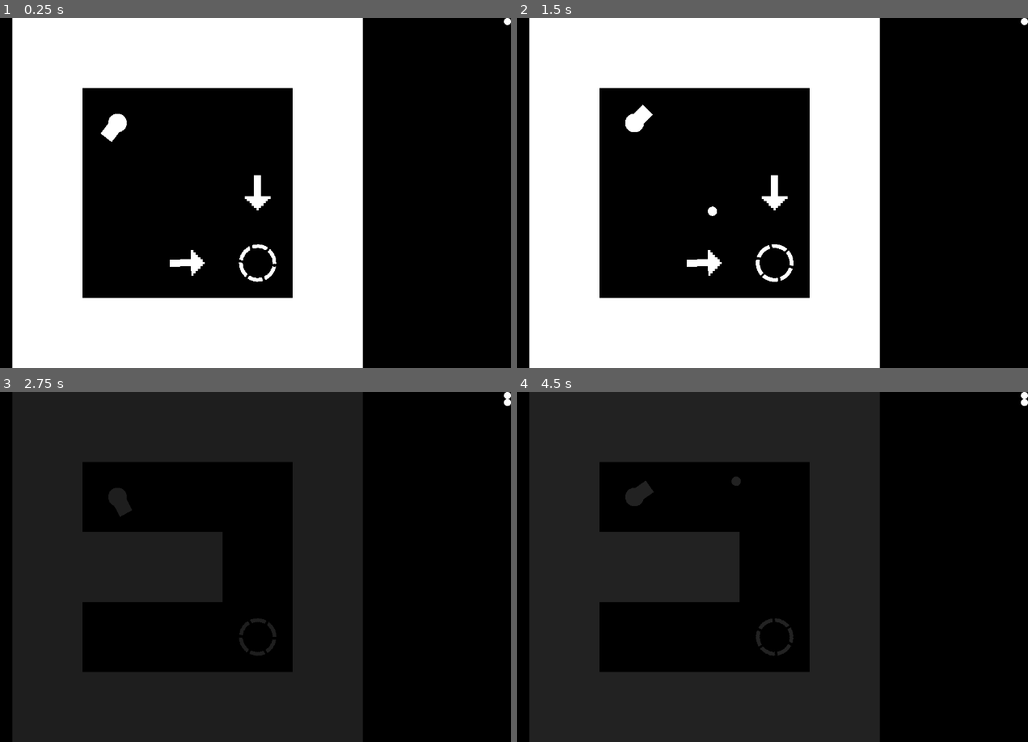
Above: before the commit, frames 1-4 (two rows, left to right).
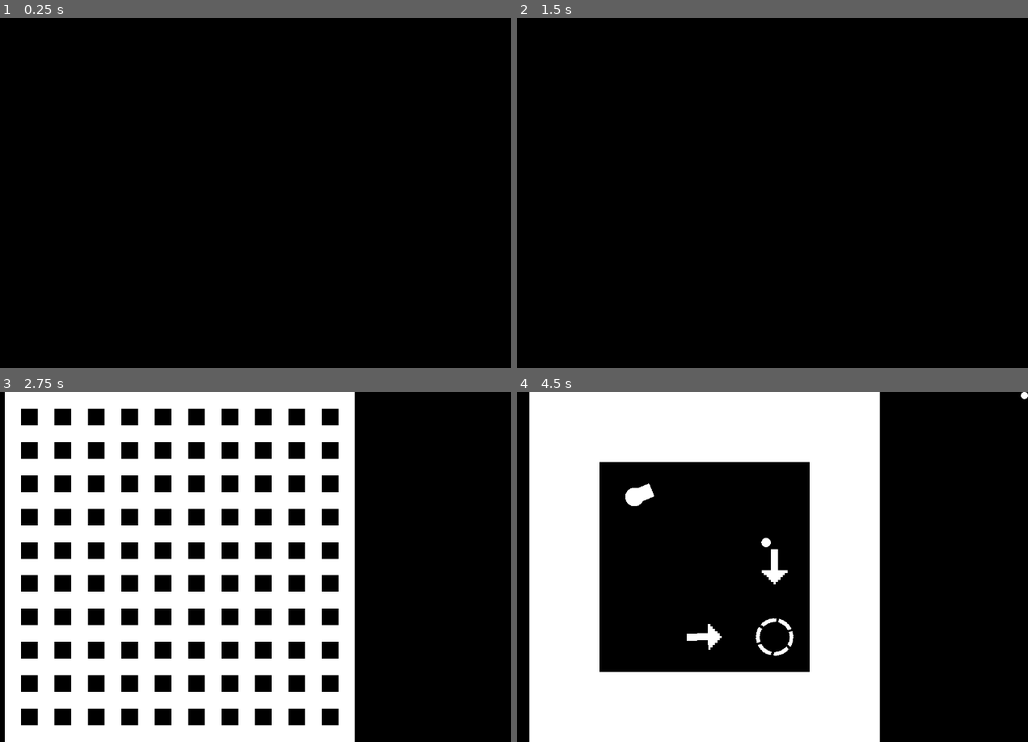
Above: after the commit, the same moments.

Repository: Christmas-Missionary/one_button_2024
Game: Godot game, scene res://src/starting_up.tscn
The game is run twice, just before and just after one commit, with the same random seed, the same clock (stepped at 60 frames per second) and the same inputs. Before the commit the project starts from res://src/main.tscn. Sound files missing from this copy of the repository are replaced by a short silence.
Inputs:
- Up to frame 1 (0.25 s): no input
- Up to frame 2 (1.5 s): tap Enter at 0.5 s; hold Space (OneButton) 0.53-1.28 s; tap Space (OneButton) at 1.35 s
- Up to frame 3 (2.75 s): hold Space (OneButton) from 2.03 s (still down)
- Up to frame 4 (4.5 s): release Space (OneButton) at 2.78 s; tap Space (OneButton) at 2.85, 4.35 s; hold Space (OneButton) 3.53-4.28 s

The runs differ from the first frame. In frame 1, 45% of the frame differs, in the area x 2-100%, y 0-100%; in frame 2, 45%; in frame 3, 66%, in the area x 0-100%, y 0-100%; in frame 4, 51%.

Commit message:
little start up thing

Diff:
--- a/project.godot
+++ b/project.godot
@@ -11,7 +11,7 @@
 [application]
 
 config/name="one_button_2024"
-run/main_scene="res://src/main.tscn"
+run/main_scene="res://src/starting_up.tscn"
 config/features=PackedStringArray("4.3", "GL Compatibility")
 run/max_fps=30
 run/low_processor_mode=true
--- /dev/null
+++ b/src/starting_up.tscn
@@ -0,0 +1,27 @@
+[gd_scene load_steps=4 format=3 uid="uid://bcbmccgahs3k"]
+
+[ext_resource type="Texture2D" uid="uid://rkjgqvuuqrt5" path="res://assets/images/start_up_waffle.png" id="1_rskwl"]
+[ext_resource type="AudioStream" uid="uid://dut6cyt0255tp" path="res://assets/sfx/start_up.wav" id="2_hmpyg"]
+[ext_resource type="Script" path="res://src/startup_timer.gd" id="3_s425j"]
+
+[node name="StartingUp" type="Node2D"]
+texture_filter = 1
+metadata/_edit_lock_ = true
+
+[node name="Sprite2D" type="Sprite2D" parent="."]
+visible = false
+position = Vector2(585.5, 325)
+scale = Vector2(30.95, 30.95)
+texture = ExtResource("1_rskwl")
+
+[node name="AudioStreamPlayer" type="AudioStreamPlayer" parent="."]
+stream = ExtResource("2_hmpyg")
+
+[node name="Timer" type="Timer" parent="."]
+process_callback = 0
+one_shot = true
+script = ExtResource("3_s425j")
+
+[connection signal="finished" from="AudioStreamPlayer" to="Timer" method="change_scene"]
+[connection signal="timeout" from="Timer" to="Sprite2D" method="show"]
+[connection signal="timeout" from="Timer" to="AudioStreamPlayer" method="play"]
--- /dev/null
+++ b/src/startup_timer.gd
@@ -0,0 +1,8 @@
+extends Timer
+
+func _ready() -> void:
+	start(randf_range(0.05, 2.0))
+
+func change_scene() -> void:
+	await get_tree().create_timer(0.5).timeout
+	get_tree().change_scene_to_packed(preload("res://src/main.tscn"))
